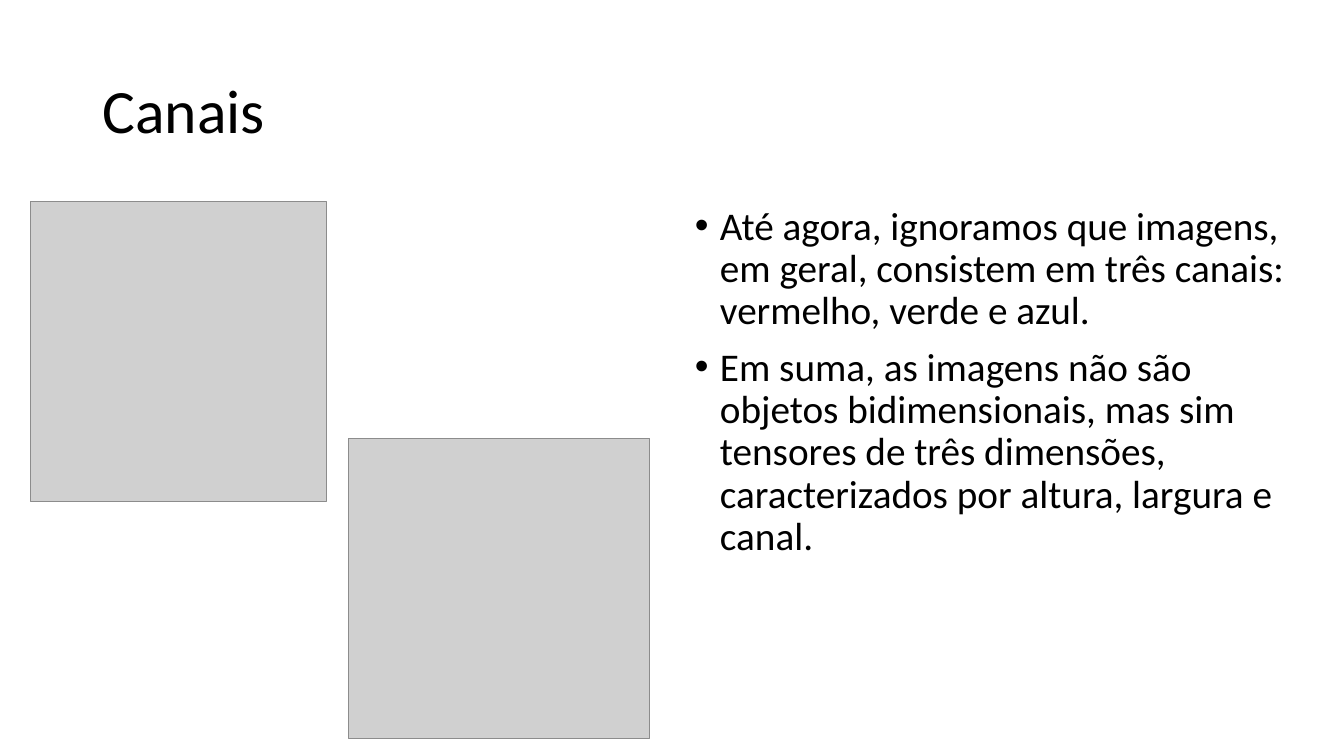
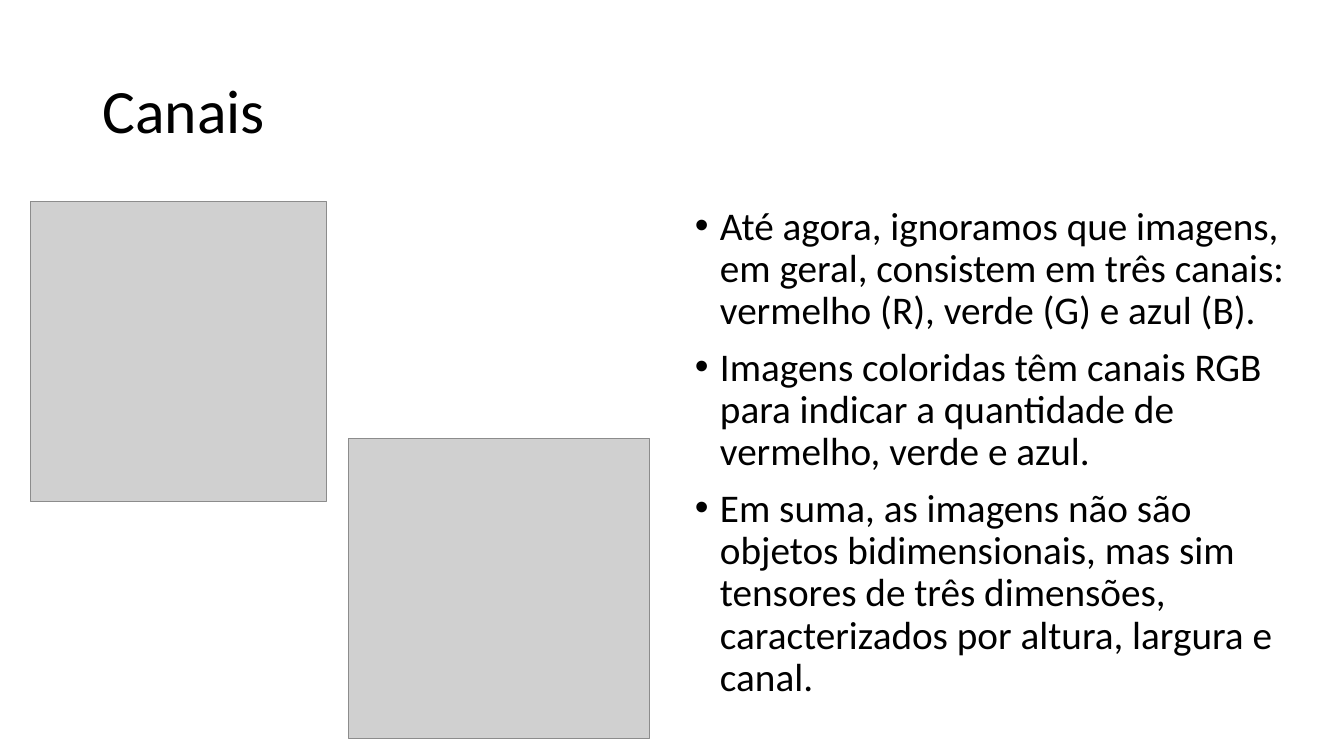
Before and after one commit to zz4fap/tp557-iot-ml, a slide deck: slide 6 of slides/TP557_12_Introduzindo_convoluções.pptx (slide 5 before the commit). Drawn at 1344x756 pixels with LibreOffice and Linux fonts; fonts in the diff are those of the drawing; grey boxes stand for pictures. Boxes give left, top, right and bottom in pixels: in the first picture for what was removed or moved away, otherwise in the second. Text is boxed around its words. In the diff, an @@ line names an element or a change of style, - is before the commit and + after.

Commit message:
update of slides

```diff
--- a/slides/TP557_12_Introduzindo_convoluções.pptx
+++ b/slides/TP557_12_Introduzindo_convoluções.pptx
@@ text at <box>720,213,1284,470</box>: text changed @@
-• Até agora, ignoramos que imagens, em geral, consistem em três canais: vermelho, verde e azul.
+• Até agora, ignoramos que imagens, em geral, consistem em três canais: vermelho (R), verde (G) e azul (B).
+• Imagens coloridas têm canais RGB para indicar a quantidade de vermelho, verde e azul.
```
Also in this commit, not shown: 2 other slides changed, 14 slides added, 1 slide removed, 4 other files.
